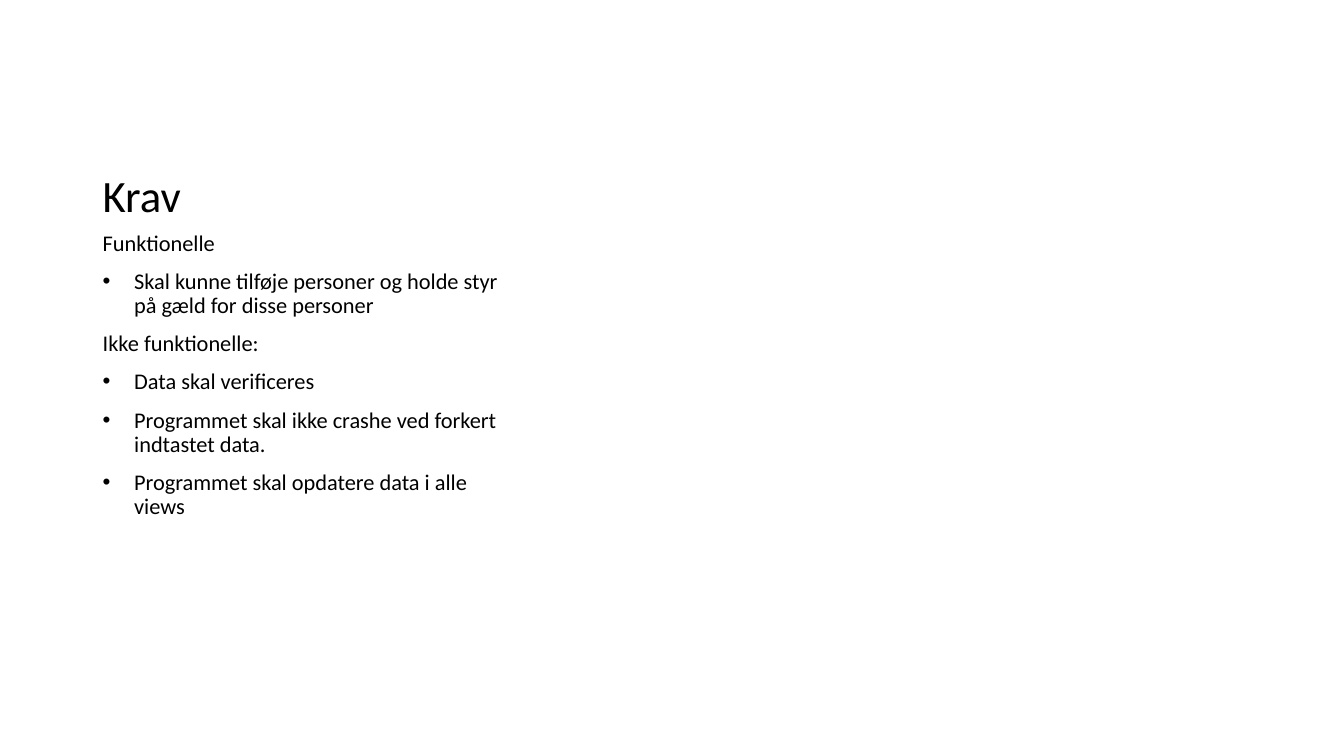
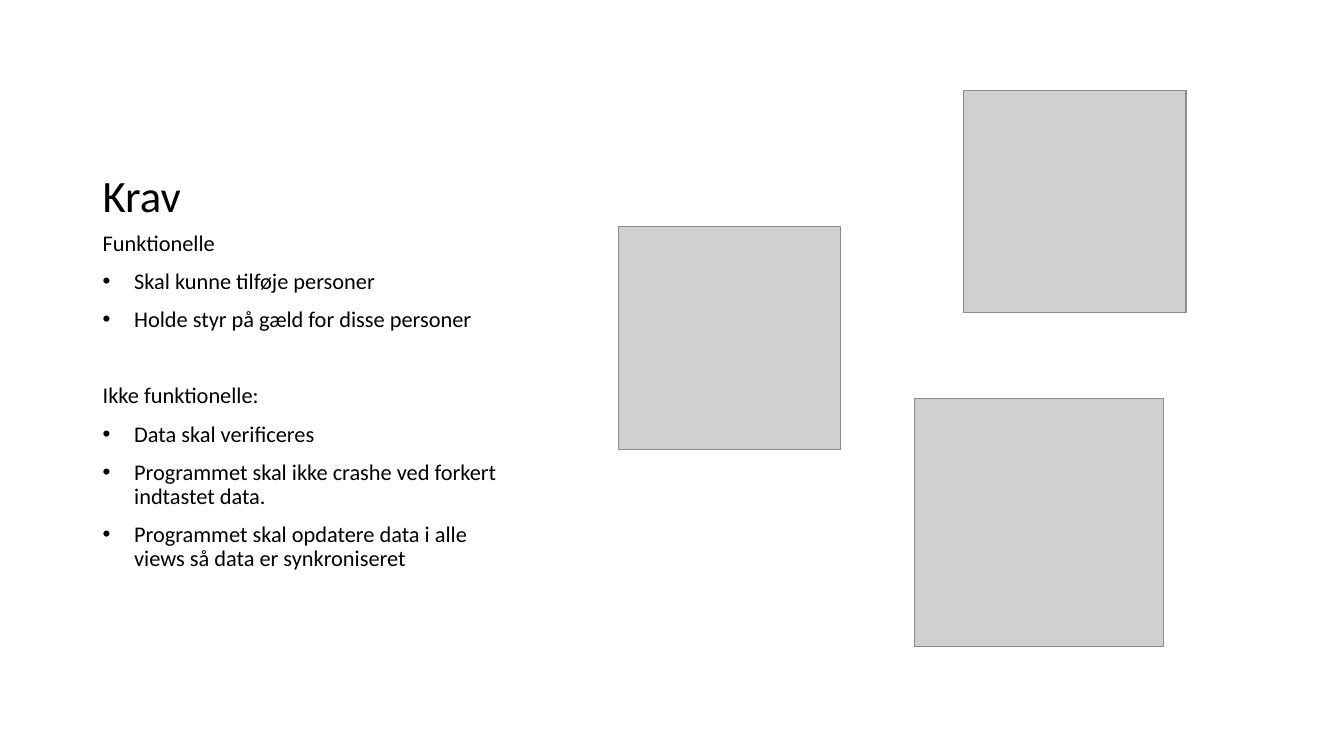
Before and after one commit to SWTGruppe29/DebtBook, a slide deck: slide 2 of Præsentation.pptx (slide 3 before the commit). Drawn at 1344x756 pixels with LibreOffice and Linux fonts; fonts in the diff are those of the drawing; grey boxes stand for pictures. Boxes give left, top, right and bottom in pixels: in the first picture for what was removed or moved away, otherwise in the second. Text is boxed around its words. In the diff, an @@ line names an element or a change of style, - is before the commit and + after.

```diff
--- a/Præsentation.pptx
+++ b/Præsentation.pptx
@@ picture added at (x1=964, y1=91, x2=1187, y2=314) @@
@@ picture added at (x1=618, y1=227, x2=841, y2=450) @@
@@ text at (x1=134, y1=273, x2=471, y2=331): text changed @@
-• Skal kunne tilføje personer og holde styr på gæld for disse personer
+• Skal kunne tilføje personer
+• Holde styr på gæld for disse personer
@@ picture added at (x1=915, y1=398, x2=1165, y2=647) @@
@@ text at (x1=134, y1=526, x2=467, y2=570): text changed @@
-• Programmet skal opdatere data i alle views
+• Programmet skal opdatere data i alle views så data er synkroniseret
```
Also in this commit, not shown: 1 slide added, 12 other files.
